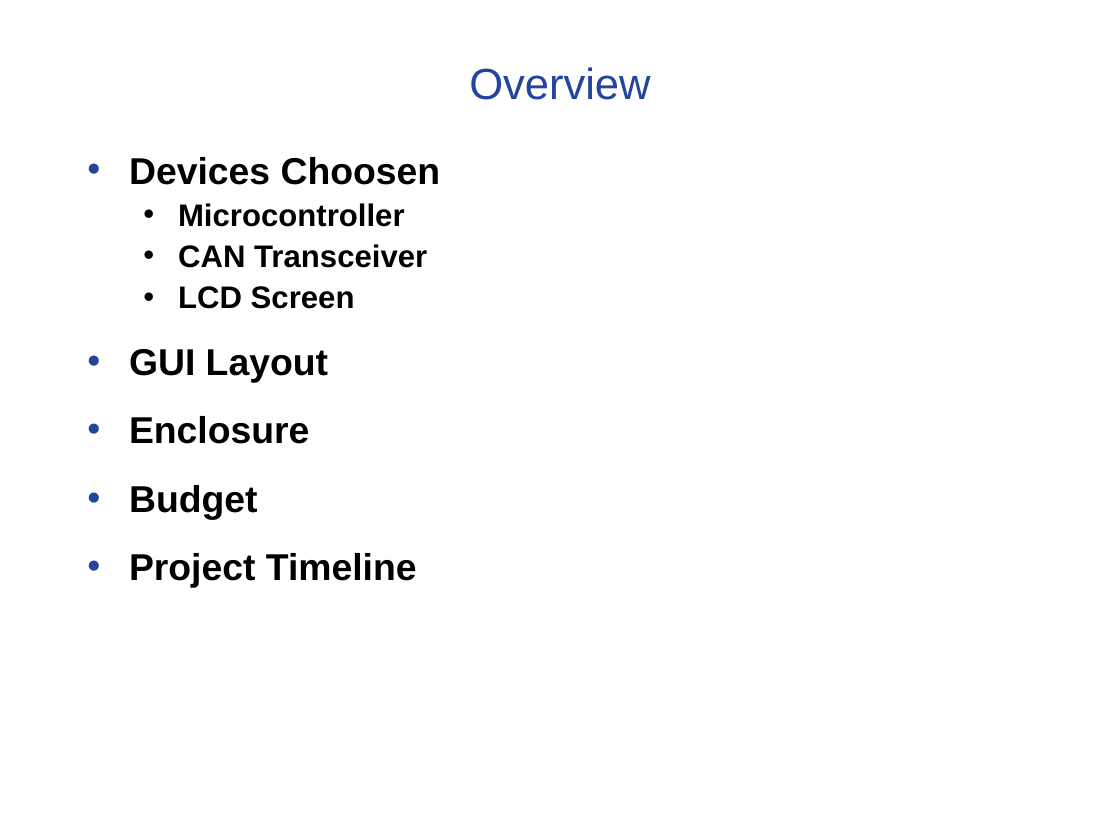
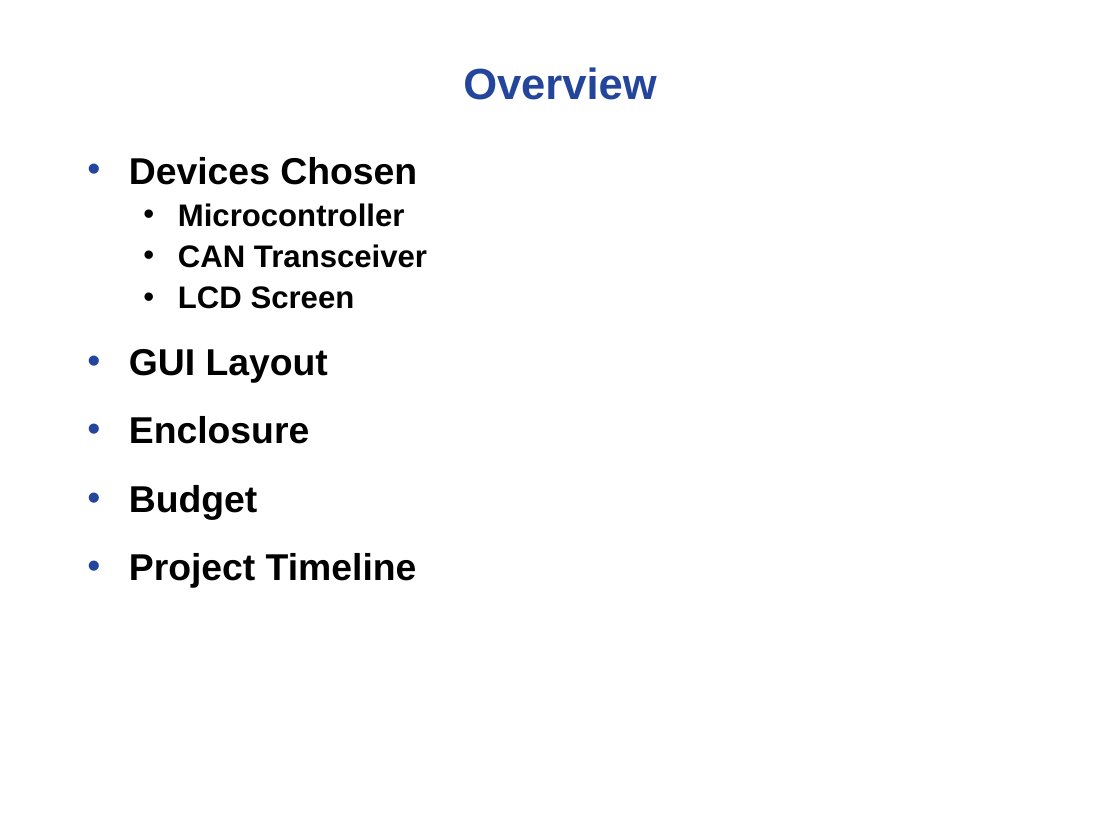
Before and after one commit to noahterickson/DigitalDash, a slide deck: slide 2 of Proposal/Project Proposal.ppt. Drawn at 1120x840 pixels with LibreOffice and Linux fonts; fonts in the diff are those of the drawing; background and template pictures are left out. Boxes give left, top, right and bottom in pixels: in the first picture for what was removed or moved away, otherwise in the second. Text is boxed around its words. In the diff, an @@ line names an element or a change of style, - is before the commit and + after.

```diff
--- a/Proposal/Project Proposal.ppt
+++ b/Proposal/Project Proposal.ppt
@@ text "Overview" at bbox=[463, 67, 656, 100]: bold on @@
@@ text at bbox=[129, 157, 417, 185]: text changed @@
-• Devices Choosen
+• Devices Chosen
```
Also in this commit, not shown: 9 other slides changed, 2 slides added, 2 slides removed.
